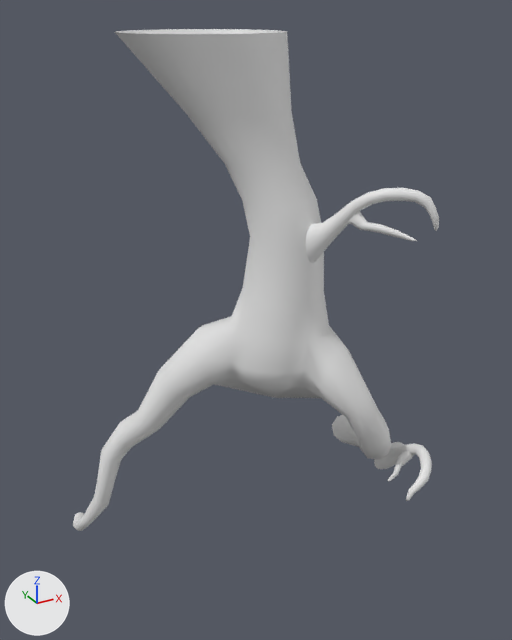
Two versions of the FBX model Forest Scene/Assets/Models/BigTree.fbx, one commit apart.
One viewpoint serves both versions: a 50 mm lens placed at (-1.92, -4.6, 17.12), pointed at (6.78, 11.22, 9.21). Lighting does not change. The marker at lower left points along +X, +Y and +Z. Materials are left out; every surface is plain grey. Where no turn or scale is listed for an object, it has been applied to the vertices.

Objects in the first picture: 'Branch', 'Branch1', 'Tree_Trunk'.
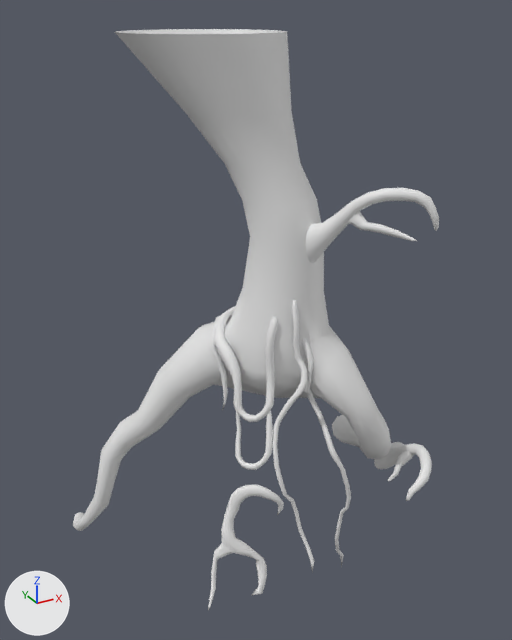
The newer file is also turned or shifted as a whole; pictures and numbers use the older file's frame.

The change, as JSON lines over the scene's bpy script:
```json
{"op": "add", "block": "me_mesh_007", "code": ["me_mesh_007 = bpy.data.meshes.new('Mesh.007')", "me_mesh_007.from_pydata(...)  # 443 vertices, 467 faces; spans x -0.9..1.57, y -0.59..0.66, z -1.02..1.95"]}
{"op": "add", "block": "me_mesh_004", "code": ["me_mesh_004 = bpy.data.meshes.new('Mesh.004')", "me_mesh_004.from_pydata(...)  # 91 vertices, 90 faces; spans x -0.7..0.56, y -0.93..0.94, z -1.23..1.23"]}
{"op": "add", "block": "me_mesh_003", "code": ["me_mesh_003 = bpy.data.meshes.new('Mesh.003')", "me_mesh_003.from_pydata(...)  # 241 vertices, 240 faces; spans x -0.14..1.62, y 0.42..3.63, z 0.42..3.29"]}
{"op": "add", "block": "me_mesh_005", "code": ["me_mesh_005 = bpy.data.meshes.new('Mesh.005')", "me_mesh_005.from_pydata(...)  # 222 vertices, 230 faces; spans x -1.55..-0.4, y -1.78..0.17, z -5.34..2.42"]}
{"op": "add", "block": "me_mesh_008", "code": ["me_mesh_008 = bpy.data.meshes.new('Mesh.008')", "me_mesh_008.from_pydata(...)  # 222 vertices, 230 faces; spans x 0.29..1.54, y -1.44..0.47, z -5.4..2.44"]}
{"op": "add", "block": "me_mesh_006", "code": ["me_mesh_006 = bpy.data.meshes.new('Mesh.006')", "me_mesh_006.from_pydata(...)  # 142 vertices, 150 faces; spans x -0.02..0.94, y 0.45..1.6, z 0.43..2.09"]}
{"op": "add", "block": "ob_branch2", "code": ["ob_branch2 = bpy.data.objects.new('Branch2', me_mesh_007)", "ob_branch2.location = (4.66, 8.75, 3.59)"]}
{"op": "add", "block": "ob_tree_root", "code": ["ob_tree_root = bpy.data.objects.new('Tree_Root', me_mesh_004)", "ob_tree_root.location = (6.09, 11.77, 7.98)"]}
{"op": "add", "block": "ob_tree_root1", "code": ["ob_tree_root1 = bpy.data.objects.new('Tree_Root1', me_mesh_003)", "ob_tree_root1.location = (5.61, 9.01, 6.62)"]}
{"op": "add", "block": "ob_tree_root2", "code": ["ob_tree_root2 = bpy.data.objects.new('Tree_Root2', me_mesh_005)", "ob_tree_root2.location = (7.62, 9.73, 8.09)"]}
{"op": "add", "block": "ob_tree_root4", "code": ["ob_tree_root4 = bpy.data.objects.new('Tree_Root4', me_mesh_008)", "ob_tree_root4.location = (6.9, 9.7, 7.08)"]}
{"op": "add", "block": "ob_tree_root3", "code": ["ob_tree_root3 = bpy.data.objects.new('Tree_Root3', me_mesh_006)", "ob_tree_root3.location = (5.35, 8.61, 5.41)"]}
```

Where the change shows, as pixel boxes (x1, y1, x2, y2) in the pictures (512 x 640 px):
```json
{"object": "Branch2", "change": "added", "after": [208, 485, 284, 610]}
{"object": "Tree_Root1", "change": "added", "after": [214, 306, 278, 422]}
{"object": "Tree_Root2", "change": "added", "after": [272, 299, 315, 572]}
{"object": "Tree_Root4", "change": "added", "after": [302, 338, 351, 568]}
{"object": "Tree_Root3", "change": "added", "after": [235, 410, 273, 470]}
{"object": "Tree_Root", "change": "added", "after": [210, 316, 228, 411]}
```
